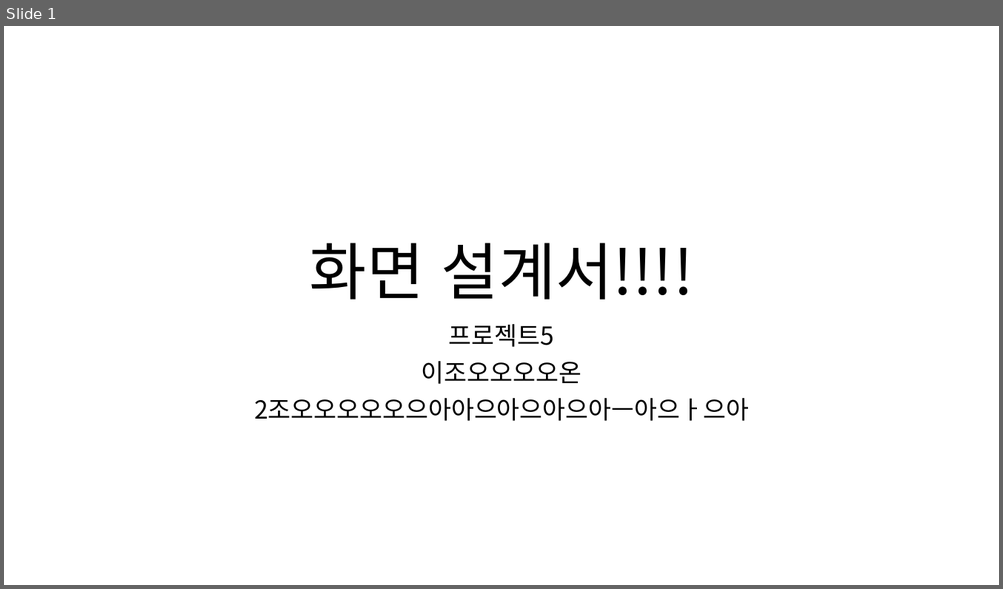
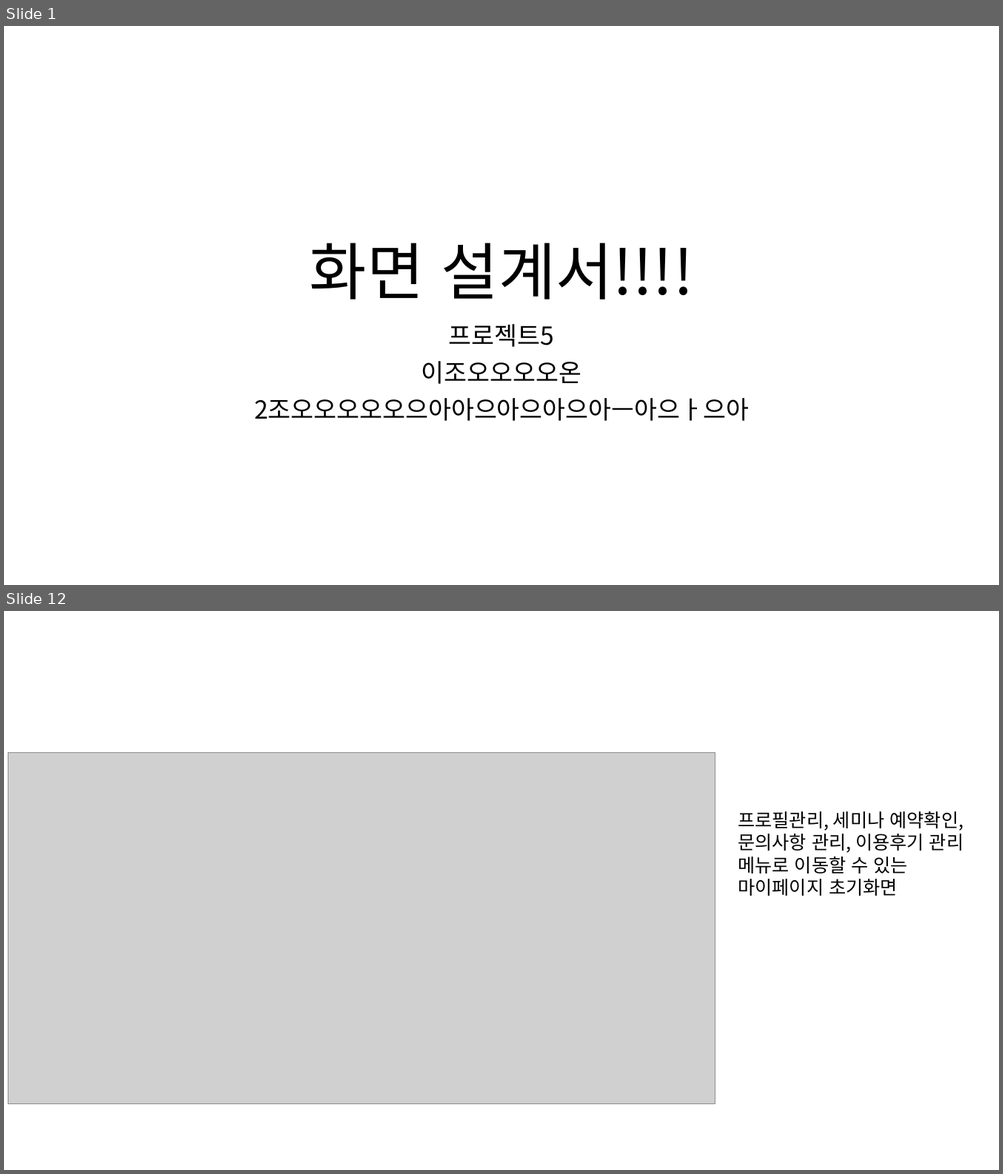
Before and after one commit to ezenteam2/e-Zone, a slide deck: 0 발표용 파워포인트/0417 3차발표/0417 project05 - 파워포인트 - 형준.pptx. Shown one above the other, each under a label of ours: slide 1 before the commit, slides 1 and 12 after it; the slides between them are not shown. The pictures are 1003x589 and 1003x1174 pixels, drawn with LibreOffice and Linux fonts; fonts in the diff are those of the drawing; grey boxes stand for pictures. Boxes give left, top, right and bottom in pixels: in the first picture for what was removed or moved away, otherwise in the second. Text is boxed around its words. In the diff, an @@ line names an element or a change of style, - is before the commit and + after.

```diff
--- a/0 발표용 파워포인트/0417 3차발표/0417 project05 - 파워포인트 - 형준.pptx
+++ b/0 발표용 파워포인트/0417 3차발표/0417 project05 - 파워포인트 - 형준.pptx
@@ slide 12 added at (4, 611, 999, 1170), background #FFFFFF @@
@@ picture added at (8, 753, 715, 1104) @@
@@ text added at (737, 812, 964, 896), 18 pt, text #000000 @@
+프로필관리, 세미나 예약확인, 문의사항 관리, 이용후기 관리 메뉴로 이동할 수 있는 마이페이지 초기화면
```
Also in this commit, not shown: 13 other slides added, 1 other file.
